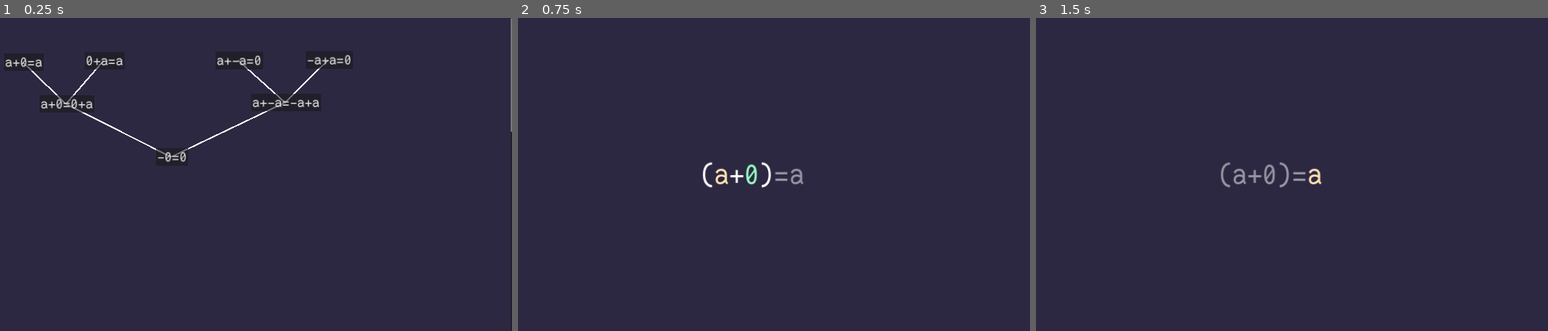
Above: before the commit, frames 1-3 (left to right).
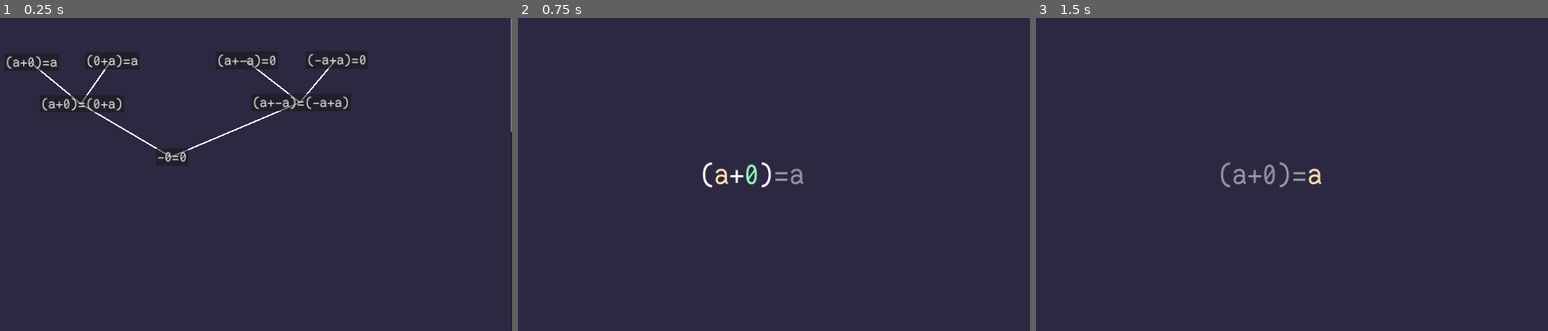
Above: after the commit, the same moments.

Repository: theoahfeldt/emperical-maths
Game: Godot game, scene res://main.tscn
Two runs of this game, one before a commit and one after it. Both use one fixed random seed, a clock stepped at 60 frames per second and the inputs below.
Inputs:
- Up to frame 1 (0.25 s): no input
- Up to frame 2 (0.75 s): click "a+0=a" (after the commit: "(a+0)=a") at 0.5 s
- Up to frame 3 (1.5 s): tap Enter (expression_confirm) at 1.25, 1.35 s; hold Right (expression_right) from 1.28 s (still down)

The runs differ from the first frame. In frame 1, 2.0% of the frame differs, in the area x 1-72%, y 11-45%; in frame 2, nothing differs; in frame 3, nothing differs.

Commit message:
Avoid updating LevelButton dependencies on startup

Diff:
--- a/game/levels/levels/sum_inverse.tres
+++ b/game/levels/levels/sum_inverse.tres
@@ -7,4 +7,4 @@
 [resource]
 script = ExtResource("3_u8tv4")
 premises = Array[Resource("res://levels/assertion.gd")]([ExtResource("1_507ui"), ExtResource("2_blrev")])
-equality = "(a+-a)=(-a+a)  "
+equality = "(a+-a)=(-a+a)"
--- a/game/ui/level_button.gd
+++ b/game/ui/level_button.gd
@@ -6,7 +6,7 @@
 @export var assertion: Assertion:
 	set(value):
 		assertion = value
-		if Engine.is_editor_hint():
+		if Engine.is_editor_hint() and is_inside_tree():
 			text = value.equality
 			_find_dependencies()
 @export var dependencies: Array[LevelButton]
--- a/game/ui/level_select_menu.tscn
+++ b/game/ui/level_select_menu.tscn
@@ -30,7 +30,7 @@
 offset_top = 122.0
 offset_right = 307.0
 offset_bottom = 181.0
-text = "a+0=a"
+text = "(a+0)=a"
 assertion = ExtResource("4_unpbs")
 
 [node name="0+a=a" parent="LevelChart" instance=ExtResource("2_cbbnw")]
@@ -39,7 +39,7 @@
 offset_top = 117.0
 offset_right = 586.0
 offset_bottom = 176.0
-text = "0+a=a"
+text = "(0+a)=a"
 assertion = ExtResource("3_1e06o")
 
 [node name="a+0=0+a" parent="LevelChart" node_paths=PackedStringArray("dependencies") instance=ExtResource("2_cbbnw")]
@@ -49,7 +49,7 @@
 offset_top = 266.0
 offset_right = 482.0
 offset_bottom = 325.0
-text = "a+0=0+a"
+text = "(a+0)=(0+a)"
 assertion = ExtResource("3_b86hu")
 dependencies = [NodePath("../a+0=a"), NodePath("../0+a=a")]
 
@@ -59,8 +59,7 @@
 offset_top = 116.0
 offset_right = 1064.0
 offset_bottom = 175.0
-text = "a+-a=0
-"
+text = "(a+-a)=0"
 assertion = ExtResource("6_7gctx")
 
 [node name="-a+a=0" parent="LevelChart" instance=ExtResource("2_cbbnw")]
@@ -69,8 +68,7 @@
 offset_top = 114.0
 offset_right = 1375.0
 offset_bottom = 173.0
-text = "-a+a=0
-"
+text = "(-a+a)=0"
 assertion = ExtResource("7_ifaq4")
 
 [node name="a+-a=-a+a" parent="LevelChart" node_paths=PackedStringArray("dependencies") instance=ExtResource("2_cbbnw")]
@@ -79,8 +77,7 @@
 offset_top = 261.0
 offset_right = 1265.0
 offset_bottom = 320.0
-text = "a+-a=-a+a
-"
+text = "(a+-a)=(-a+a)"
 assertion = ExtResource("8_3w8kc")
 dependencies = [NodePath("../a+-a=0"), NodePath("../-a+a=0")]
 
